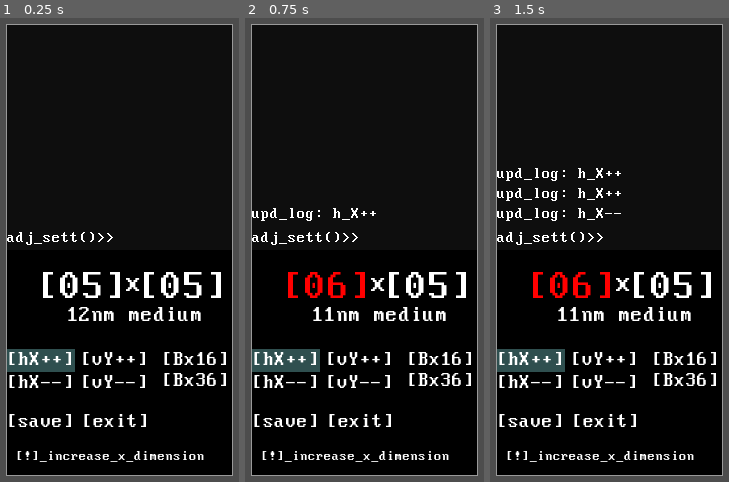
Above: before the commit, frames 1-3 (left to right).
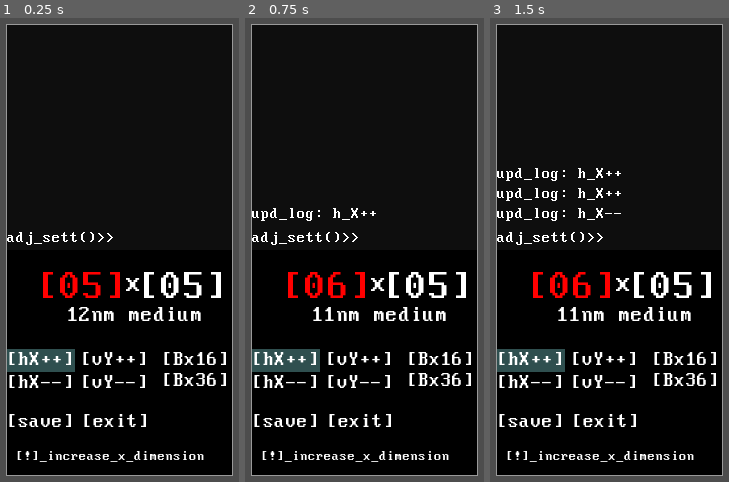
Above: after the commit, the same moments.

Repository: RusanJoshi/MAT_H.dx
Game: Godot game, scene res://ui/difficulty_window.tscn
The game is run twice, just before and just after one commit, with the same random seed, the same clock (stepped at 60 frames per second) and the same inputs. This scene is started directly instead of the project's main scene.
Inputs (mouse positions are in pixels of both pictures, inside the frame that each line leads up to):
- Up to frame 1 (0.25 s): no input
- Up to frame 2 (0.75 s): tap Enter at 0.5 s; drag from (285, 356) to (414, 41) at 0.52 s
- Up to frame 3 (1.5 s): tap Space (spacebar_key) at 1.25 s; drag from (530, 379) to (583, 338) at 1.27 s

The runs differ from the first frame. In frame 1, 0.8% of the frame differs, in the area x 17-51%, y 54-61%; in frame 2, nothing differs; in frame 3, nothing differs.

Commit message:
hemlock port commit 08/21

Diff:
--- a/scripts/difficulty_window.gd
+++ b/scripts/difficulty_window.gd
@@ -33,8 +33,10 @@
 var max_menu_y: int = 2
 var moptions_array: Array[Array]
 var broken_chains: bool = false
-var x_dim_chains: bool = false
-var y_dim_chains: bool = false
+var x_min_chain: int = 3
+var x_max_chain: int = 9
+var y_min_chain: int = 3
+var y_max_chain: int = 9
 
 #MISC
 var nanometer_difficulty_reverse_array: Array[int] = [16, 15, 14, 13, 12, 11, 10, 9, 8, 7, 6]
@@ -57,6 +59,7 @@
 	moptions_array = [left_moptions, right_moptions]
 
 	moptions_array[0][0].visible = true
+	highlight_dimension_label(1)
 	has_focus = true
 
 func _process(delta):
@@ -165,6 +168,7 @@
 		elif(menux == 1):#DECREASE X-dimension
 			increase_y()
 		update_dimensions_labels()
+		dimension_chains()
 	elif(menuy == 1):
 		if(menux == 0):#INCREASE Y-dimension
 			decrease_x()
@@ -180,17 +184,21 @@
 	update_difficulty_label()
 
 func increase_x():
-	current_horizontal_dimension += 1
-	create_log("h_X++")
+	if(current_horizontal_dimension+1 <= x_max_chain):
+		current_horizontal_dimension += 1
+		create_log("h_X++")
 func decrease_x():
-	current_horizontal_dimension -= 1
-	create_log("h_X--")
+	if(current_horizontal_dimension-1 >= x_min_chain):
+		current_horizontal_dimension -= 1
+		create_log("h_X--")
 func increase_y():
-	current_vertical_dimension += 1
-	create_log("v_Y++")
+	if(current_vertical_dimension+1 <= y_max_chain):
+		current_vertical_dimension += 1
+		create_log("v_Y++")
 func decrease_y():
-	current_vertical_dimension -= 1
-	create_log("v_Y--")
+	if(current_vertical_dimension-1 >= y_min_chain):
+		current_vertical_dimension -= 1
+		create_log("v_Y--")
 func save_difficulty():
 	print("saved and updated")
 	update_config_dimensions(current_horizontal_dimension, current_vertical_dimension)
@@ -231,9 +239,19 @@
 
 func dimension_chains():
 	#the intention is to create a minimum limit of 3x3 and maximum of 7x9/9x7
-	pass
+	if(current_horizontal_dimension == 9):
+		print("[DEBUG, dimension_chains(), IF-S-1]")
+		y_max_chain = 7
+	elif(current_vertical_dimension == 9):
+		print("[DEBUG, dimension_chains(), ELIF-S-2]")
+		x_max_chain = 7
+	else:
+		print("[DEBUG, dimension_chains(), ELSE-S-3]")
+		x_max_chain = 9
+		y_max_chain = 9
 
 func kill_window():
+	print("x: " + str(current_horizontal_dimension) + ", y: " + str(current_vertical_dimension))
 	has_focus = false
 	self.queue_free()
 
@@ -246,6 +264,7 @@
 			kill_window()
 			UIManager.global_toggle_pop_up_shade.emit()
 
+#MOUSE CONROLS // MOUSE CONTROLS // MOUSE CONTROLS // MOUSE CONTROLS // MOUSE CONTROLS
 #ADD X
 func _on_add_x_area_2d_mouse_entered() -> void:
 	prev_menux = menux
